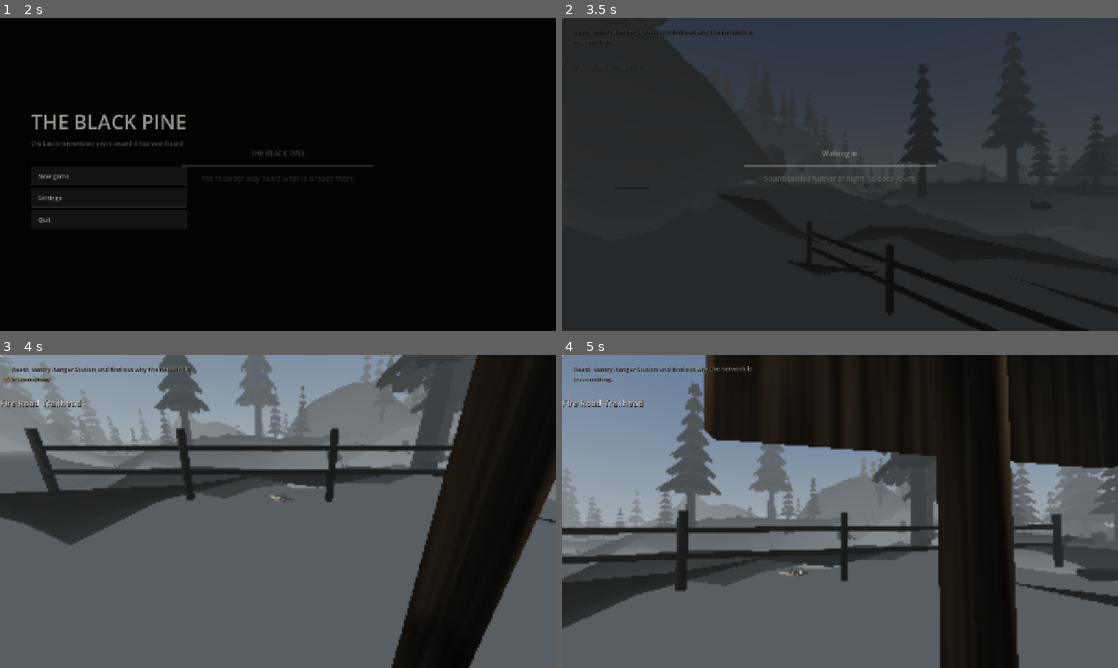
Above: before the commit, frames 1-4 (two rows, left to right).
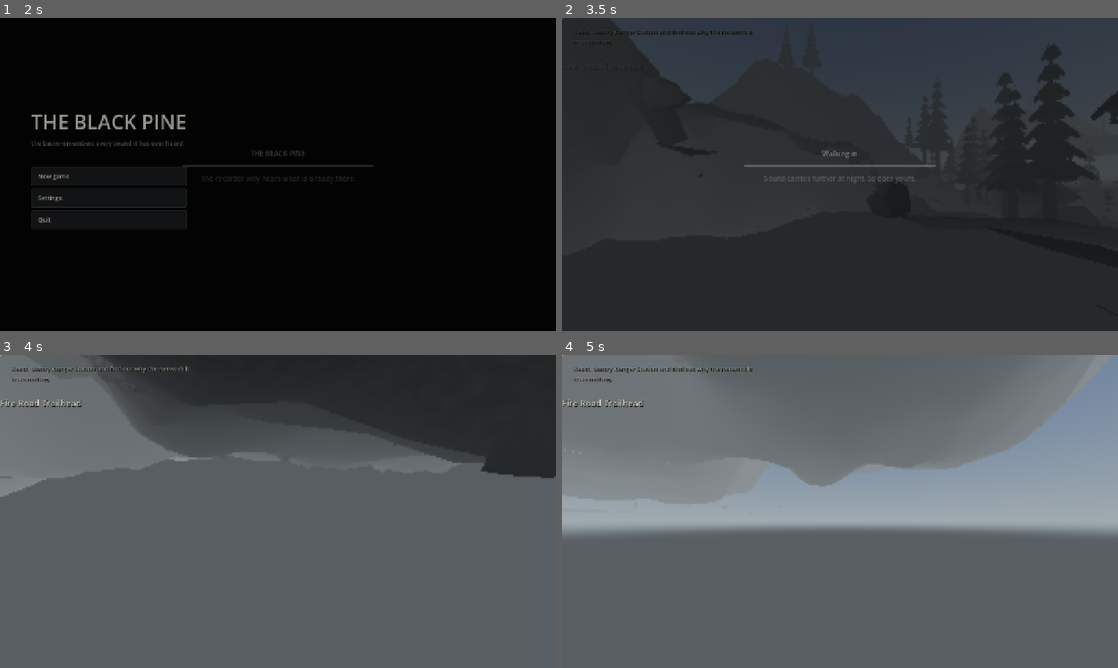
Above: after the commit, the same moments.

Repository: ryanm7983-hub/Miller
Game: Godot game, scene res://scenes/main/bootstrap.tscn
Same seed, same stepped clock (60 frames per second), same inputs: the game is played once before the commit and once after it.
Inputs (mouse positions are in pixels of both pictures, inside the frame that each line leads up to):
- Up to frame 1 (2 s): click (278, 174) at 0.5 s; tap Enter at 1.25 s; move the mouse to (400, 158) at 1.27 s; hold D (move_right) from 1.28 s (still down); tap Ctrl (crouch) at 1.35 s; click (400, 158) at 1.42 s; tap Space (jump) at 1.52, 1.82 s
- Up to frame 2 (3.5 s): release D (move_right) at 2 s; click "New game" at 2 s; click "New game" at 2.75 s
- Up to frame 3 (4 s): drag from (166, 527) to (250, 574) at 3.52 s
- Up to frame 4 (5 s): move the mouse to (851, 505) at 4.27 s; hold W (move_forward) from 4.28 s (still down); tap E (interact) at 4.35 s; click (851, 505) at 4.42 s

Frame 1 is identical in both runs. In frame 2, 8.0% of the frame differs, in the area x 8-100%, y 0-100%; in frame 3, 48%; in frame 4, 67%, in the area x 0-100%, y 0-100%.

Commit message:
Make the local copy playable by double-clicking, and unstick a dead button
"I just want to play the game local as an HTML5." Every route the project
offered ran through something that had to be installed first, or through
itch.io. Neither is an answer.

serve-local.ps1 is a static file server in about a hundred lines of Windows
PowerShell, shipped inside the zip. PowerShell is on every Windows machine, so
double-clicking play-windows.bat now serves the folder and opens a browser with
nothing installed. TcpListener rather than HttpListener: the latter goes through
http.sys and can demand a URL reservation, which means an admin prompt on some
machines. It sends application/wasm correctly so the browser compiles the engine
while it downloads, streams rather than buffering the 37 MB payload, times out
the speculative connections a browser opens and never sends on, and refuses to
serve anything outside its folder. play-mac-linux.command does the same job
elsewhere.

Verified by unpacking the real zip and playing the game through its own bundled
server in a browser — portrait phone and 1280x720 desktop — not by reasoning
about it.

That verification turned up a real bug. A menu button that changes scene did
nothing at all if clicked while the previous transition was still finishing: the
router's fade cover passed input through, so the click reached a menu about to
be replaced, and change_scene dropped it because a transition was already in
flight, logging a line nobody sees. Clicking "New game" three seconds after the
menu appeared did nothing; the identical click fifteen seconds later started the
game. The cover absorbs input now, which is what a loading screen should do. The
failure is worst on a slow device, where the tail of a transition is longest and
a player is most likely to conclude the button is broken.

138 tests, 5084 assertions, and all browser checks pass.

Co-Authored-By: Claude Opus 5 <noreply@anthropic.com>
Claude-Session: https://claude.ai/code/session_01DSZd6FtpQYkzUKo4GpG2Bb

Diff:
--- a/scripts/autoload/scene_router.gd
+++ b/scripts/autoload/scene_router.gd
@@ -48,7 +48,15 @@
 	_fade = ColorRect.new()
 	_fade.color = Color(0.015, 0.018, 0.021, 1.0)
 	_fade.set_anchors_preset(Control.PRESET_FULL_RECT)
-	_fade.mouse_filter = Control.MOUSE_FILTER_IGNORE
+	# The cover absorbs input rather than passing it through. A transition leaves
+	# the outgoing scene alive underneath for the length of two fades plus a
+	# scene instantiate, and a click landing there goes to a menu that is about
+	# to be replaced — where `change_scene` drops it, because a transition is
+	# already in flight. The button reads as broken. It is worst on a slow
+	# machine, where the tail is longest and a player is most likely to click
+	# again, which is precisely the wrong lesson to teach them. Only ever
+	# visible during a transition, so this blocks nothing else.
+	_fade.mouse_filter = Control.MOUSE_FILTER_STOP
 	_fade.modulate.a = 0.0
 	_fade.visible = false
 	add_child(_fade)
--- a/tests/test_ui_reachability.gd
+++ b/tests/test_ui_reachability.gd
@@ -270,6 +270,29 @@
 					% [where, i, j, gap, needed])
 
 
+## A scene transition covers the screen while the scene it is replacing is still
+## alive underneath it. Found by clicking "New game" three seconds after the
+## menu appeared, on a machine slow enough that the transition into the menu had
+## not finished: the click reached the menu, the menu asked the router to change
+## scene, and the router dropped the request because it was still mid-transition.
+## Nothing happened, twice, and the button looked dead. The cover has to absorb
+## input for as long as it is on screen.
+func test_scene_transitions_absorb_input() -> void:
+	var fade: ColorRect = null
+	for child in SceneRouter.get_children():
+		if child is ColorRect:
+			fade = child as ColorRect
+			break
+	assert_not_null(fade, "the scene router has no fade cover")
+	if fade == null:
+		return
+	assert_eq(fade.mouse_filter, Control.MOUSE_FILTER_STOP,
+			"the transition cover passes clicks to the scene it is replacing, "
+			+ "where the router will silently drop them")
+	assert_false(fade.visible,
+			"the transition cover is visible while idle, so it blocks everything")
+
+
 func test_touch_buttons_cover_the_actions_a_run_needs() -> void:
 	var required := ["interact", "sprint", "crouch", "flashlight", "jump",
 			"inventory", "journal", "pause"]
Not shown, changed: tools/itch-readme.txt
Not shown, changed: docs/CHANGELOG.md
Not shown, changed: tools/package-itch.sh
Not shown, added: tools/play-mac-linux.command
Not shown, changed: tools/play-windows.bat
Not shown, added: tools/serve-local.ps1
